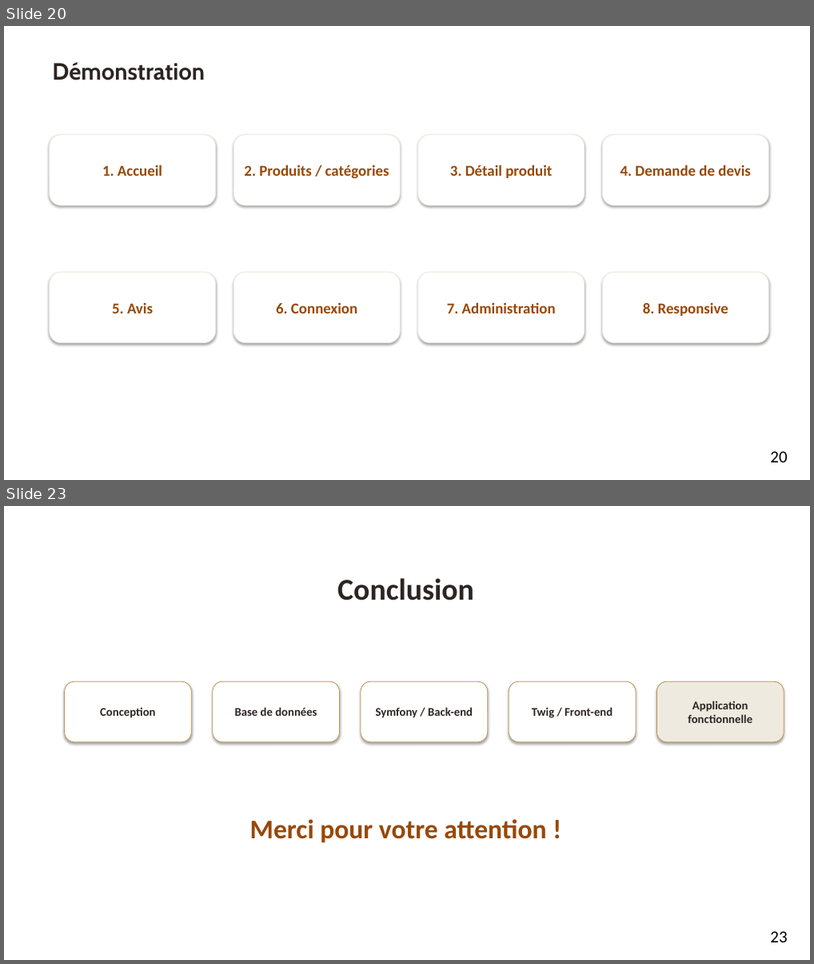
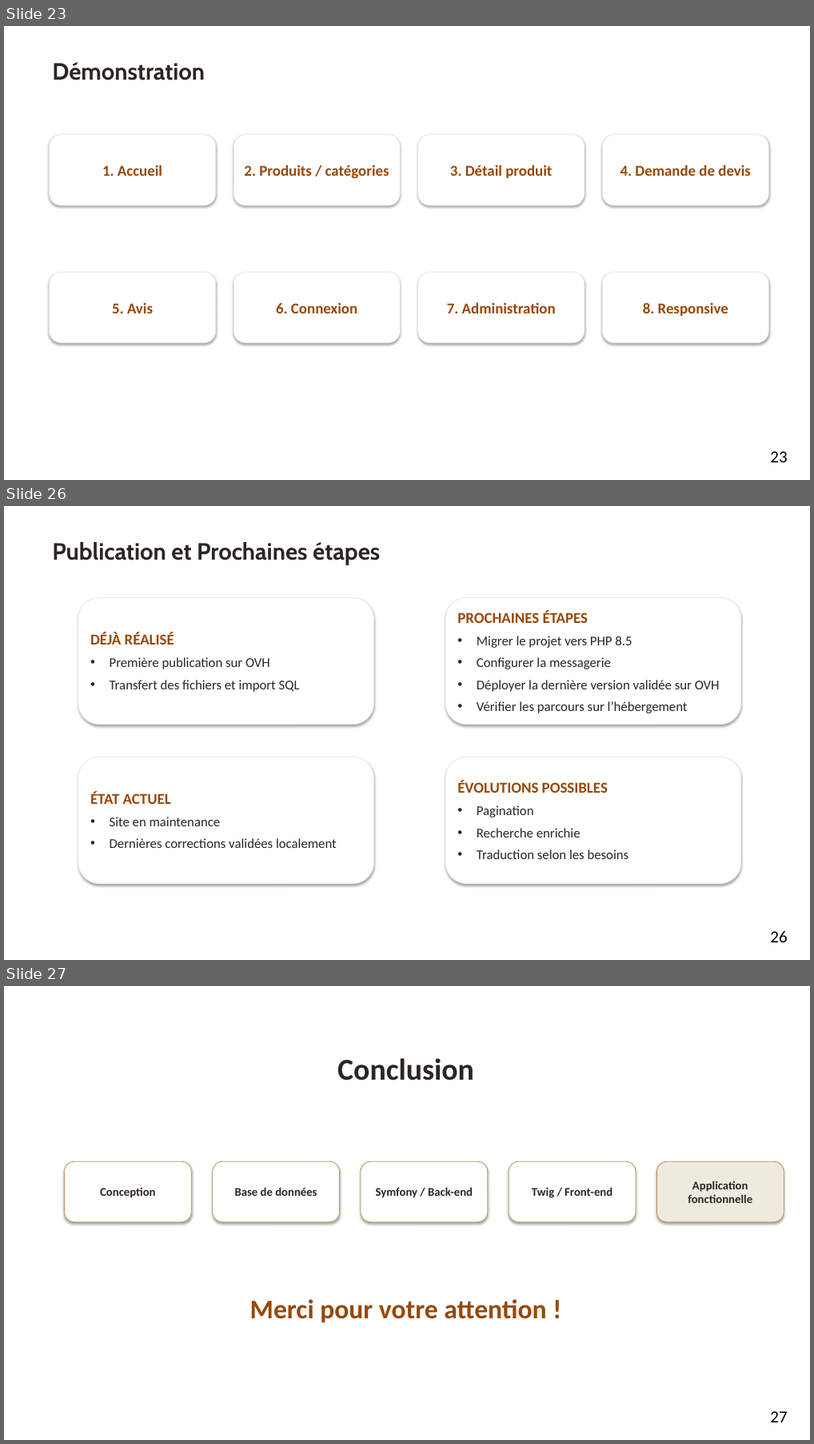
Before and after one commit to aureopires/projet_broderie, a slide deck: output/Aureo_Ruffier_Presentation_Projet.pptx. Shown one above the other, each under a label of ours: slides 20 and 23 before the commit, slides 23, 26 and 27 after it; the slides between them are not shown. The pictures are 814x964 and 814x1444 pixels, drawn with LibreOffice and Linux fonts; fonts in the diff are those of the drawing; background and template pictures are left out. Boxes give left, top, right and bottom in pixels: in the first picture for what was removed or moved away, otherwise in the second. Text is boxed around its words. In the diff, an @@ line names an element or a change of style, - is before the commit and + after.

```diff
--- a/output/Aureo_Ruffier_Presentation_Projet.pptx
+++ b/output/Aureo_Ruffier_Presentation_Projet.pptx
@@ slide 26 added at (x1=4, y1=506, x2=810, y2=960), background picture (left out) @@
@@ text added at (x1=52, y1=542, x2=380, y2=565), 28 pt, text #2C2522, bold @@
+Publication et Prochaines étapes
@@ rounded rectangle added at (x1=78, y1=598, x2=374, y2=724), fill #FFFFFF, outline #EFEAE0 0.75 pt, 16 pt, text #2C2522 @@
+DÉJÀ RÉALISÉ
+• Première publication sur OVH
+• Transfert des fichiers et import SQL
@@ rounded rectangle added at (x1=446, y1=598, x2=742, y2=724), fill #FFFFFF, outline #EFEAE0 0.75 pt, 16 pt, text #2C2522 @@
+PROCHAINES ÉTAPES
+• Migrer le projet vers PHP 8.5
+• Configurer la messagerie
+• Déployer la dernière version validée sur OVH
+• Vérifier les parcours sur l’hébergement
@@ rounded rectangle added at (x1=78, y1=757, x2=374, y2=884), fill #FFFFFF, outline #EFEAE0 0.75 pt, 16 pt, text #2C2522 @@
+ÉTAT ACTUEL
+• Site en maintenance
+• Dernières corrections validées localement
@@ rounded rectangle added at (x1=446, y1=757, x2=742, y2=884), fill #FFFFFF, outline #EFEAE0 0.75 pt, 16 pt, text #2C2522 @@
+ÉVOLUTIONS POSSIBLES
+• Pagination
+• Recherche enrichie
+• Traduction selon les besoins
@@ page number added at (x1=770, y1=930, x2=787, y2=942), 20 pt, text #000000 @@
+26
@@ what was slide 20 is now slide 23 @@
@@ page number at (x1=770, y1=451, x2=787, y2=462): text changed @@
-20
+23
@@ what was slide 23 is now slide 27 @@
@@ page number at (x1=770, y1=1411, x2=787, y2=1422): text changed @@
-23
+27
```
Also in this commit, not shown: 13 slides changed, 11 other slides added, 8 slides removed, 4 other files.
